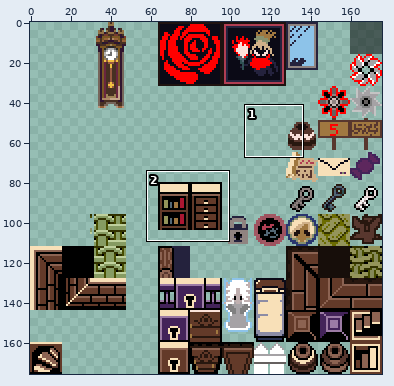
Two states of a sprite sheet, Resources/worldtiles.png. The picture above shows the old version from afar; the outline marks the close-up.
Close-up. Before:
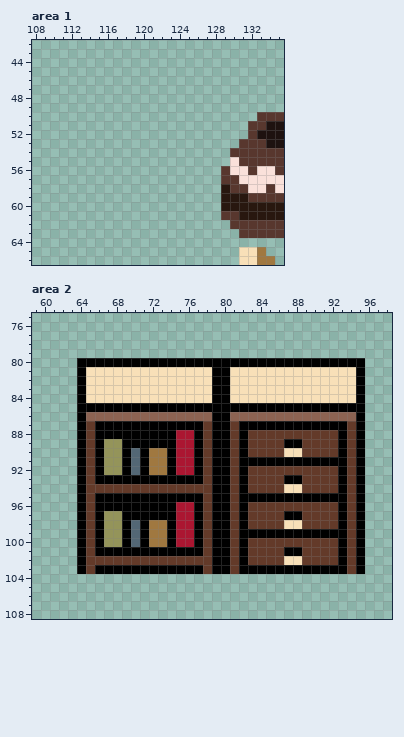
The file is 176x176 pixels. Colours within 5 levels of each other are drawn and written as one. Shown: area 1: x 108..135, y 42..66; area 2: x 59..98, y 75..108.
Once edited:
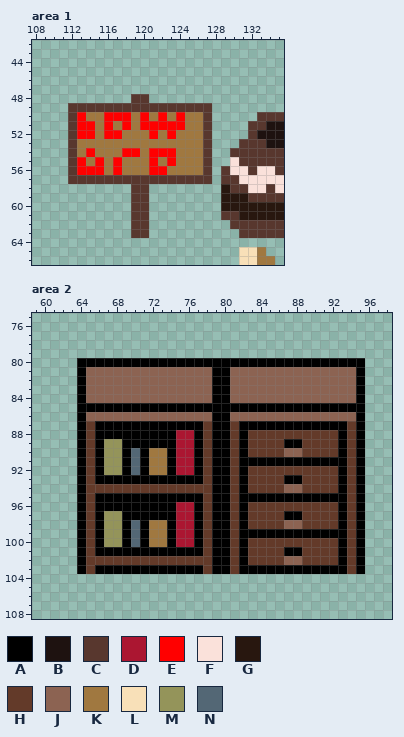
Palette (. is transparent): A #000000  B #1e1210  C #58372e  D #ab1631  E #ff0000  F #fae1da  G #28170f  H #633a29  J #8c6352  K #a07840  L #f8e0b8  M #94945a  N #536775
The exact change:
Area 1:
Colour C now appears in row 48 at x 119 to 120; in row 49 at x 112 to 127; in rows 50 to 56 at x 112 and 127; in row 57 at x 112 to 127; in rows 58 to 63 at x 119 to 120.
Colour E now appears in row 50 at x 113, 116 to 118, 120, 122 and 124; in row 51 at x 113 to 114, 116, 118 and 120 to 124; in row 52 at x 113 to 114, 116 to 117, 121 and 123; in row 54 at x 114, 118 to 119 and 121 to 123; in row 55 at x 113, 115, 117, 121 and 123; in row 56 at x 113 to 115, 117 and 121 to 122.
Colour K now appears in row 50 at x 114 to 115, 119, 121, 123 and 125 to 126; in row 51 at x 115, 117, 119 and 125 to 126; in row 52 at x 115, 118 to 120, 122 and 124 to 126; in row 53 at x 113 to 126; in row 54 at x 113, 115 to 117, 120 and 124 to 126; in row 55 at x 114, 116, 118 to 120, 122 and 124 to 126.
Colour K now appears in row 56 at x 116, 118 to 120 and 123 to 126.
Area 2:
The author changed colour L to colour J in rows 81 to 84 at x 65 to 78 and 81 to 94; in row 90 at x 87 to 88; in row 94 at x 87 to 88; in row 98 at x 87 to 88; in row 102 at x 87 to 88.
Where, in picture pixels (left, top, right, bottom), the same in both close-ups:
added: (68, 94, 212, 238)
changed: (86, 367, 356, 403)
changed: (284, 448, 302, 529)
changed: (284, 556, 302, 565)
